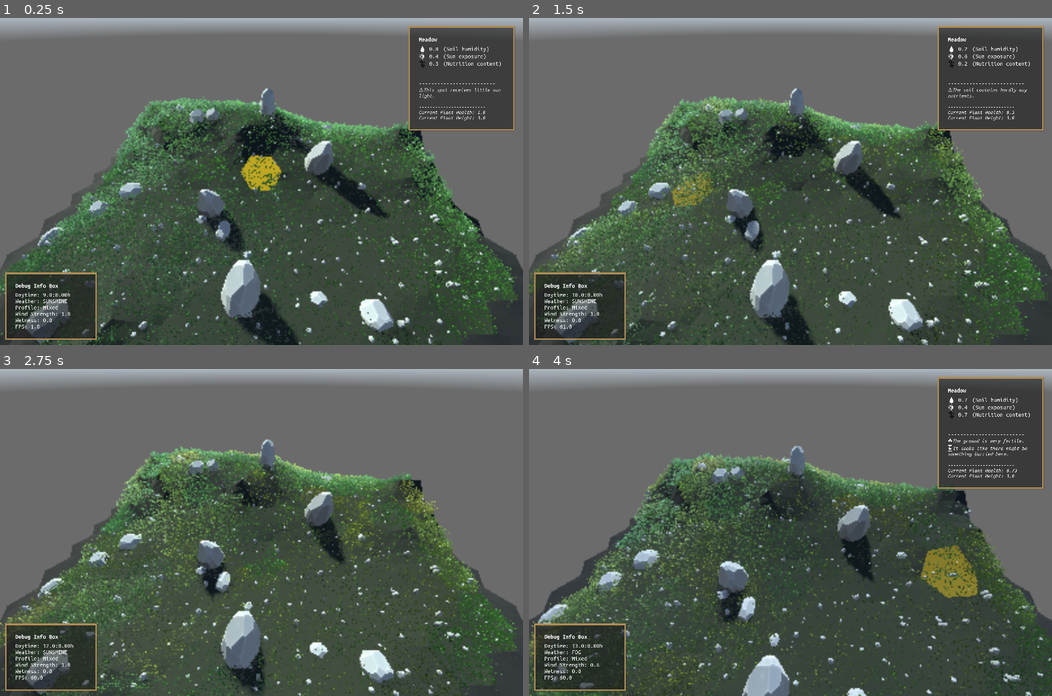
Above: before the commit, frames 1-4 (two rows, left to right).
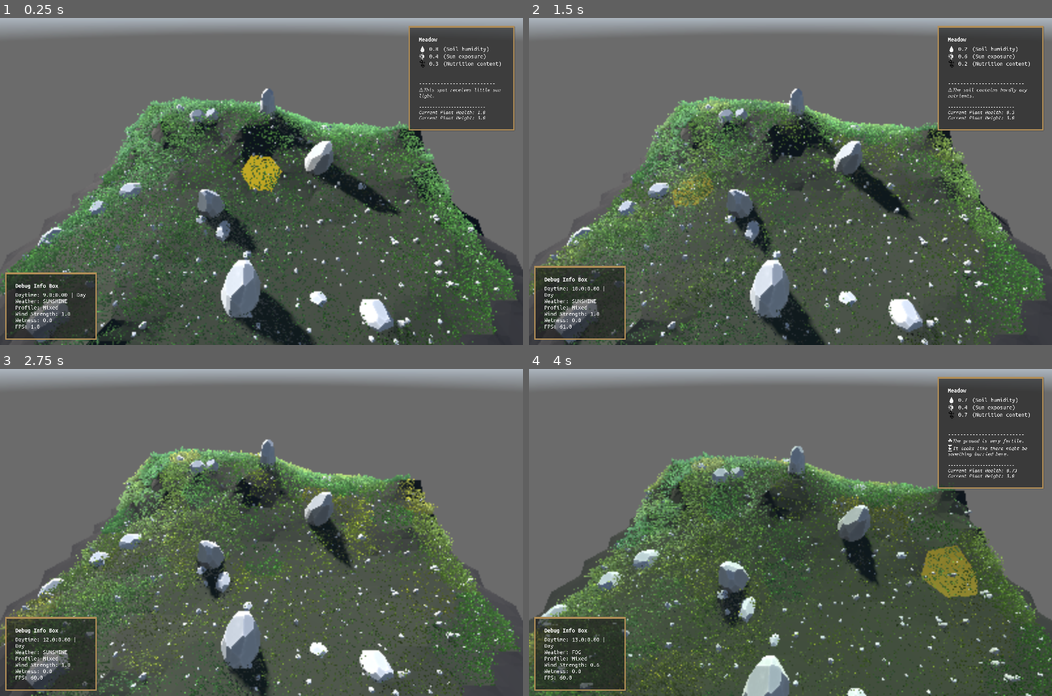
Above: after the commit, the same moments.

Repository: vincentwoelfer/hex
Game: Godot game, scene res://scenes/dev/MapGeneration.tscn
The game is run twice, just before and just after one commit, with the same random seed, the same clock (stepped at 60 frames per second) and the same inputs. A sky picture missing from this copy of the repository is replaced by a grey-blue gradient.
Inputs (mouse positions are in pixels of both pictures, inside the frame that each line leads up to):
- Up to frame 1 (0.25 s): no input
- Up to frame 2 (1.5 s): move the mouse to (905, 165) at 0.52 s; hold Shift (hold_speed_up_time) 0.53-1.28 s; hold Space (advance_world_time_one_step) 0.53-1.28 s; tap 3 (randomize_selected_tile) at 0.8, 1.35 s; move the mouse to (685, 197) at 1.27 s
- Up to frame 3 (2.75 s): tap Space (advance_world_time_one_step) at 1.55 s; move the mouse to (313, 460) at 2.02 s; hold Shift (hold_speed_up_time) from 2.03 s (still down); hold Space (advance_world_time_one_step) from 2.03 s (still down); tap 3 (randomize_selected_tile) at 2.3 s
- Up to frame 4 (4 s): move the mouse to (764, 597) at 2.77 s; release Space (advance_world_time_one_step) at 2.78 s; tap S (move_cam_backward) at 2.85 s; tap Space (advance_world_time_one_step) at 3.05 s; move the mouse to (947, 581) at 3.52 s; release Shift (hold_speed_up_time) at 3.53 s; hold W (move_cam_forward) from 3.53 s (still down); tap 3 (randomize_selected_tile) at 3.8 s

The runs differ from the first frame. In frame 1, 11% of the frame differs, in the area x 0-100%, y 21-100%; in frame 2, 12%; in frame 3, 12%; in frame 4, 9.7%.

Commit message:
Fix night not dark bug

Diff:
--- a/assets/materials/grass_material.tres
+++ b/assets/materials/grass_material.tres
@@ -7,7 +7,7 @@
 [resource]
 render_priority = 0
 shader = ExtResource("1_a5h3b")
-shader_parameter/clumping_factor = 0.6
+shader_parameter/clumping_factor = 0.5
 shader_parameter/clump_noise = ExtResource("2_di1jo")
 shader_parameter/wind_speed = 2.0
 shader_parameter/wind_noise = ExtResource("2_dl7us")
--- a/assets/misc/DefaultEnvironment.tres
+++ b/assets/misc/DefaultEnvironment.tres
@@ -4,7 +4,7 @@
 
 [sub_resource type="PanoramaSkyMaterial" id="PanoramaSkyMaterial_lg2pq"]
 panorama = ExtResource("1_l5lds")
-energy_multiplier = 1.4
+energy_multiplier = 0.4
 
 [sub_resource type="Sky" id="Sky_u6v11"]
 sky_material = SubResource("PanoramaSkyMaterial_lg2pq")
@@ -15,5 +15,5 @@
 sky = SubResource("Sky_u6v11")
 sdfgi_enabled = true
 volumetric_fog_enabled = true
-volumetric_fog_density = 0.0039
+volumetric_fog_density = 0.0059
 volumetric_fog_ambient_inject = 1.0
--- a/assets/noise/GrassClumpNoise.tres
+++ b/assets/noise/GrassClumpNoise.tres
@@ -1,7 +1,7 @@
 [gd_resource type="NoiseTexture2D" load_steps=2 format=3 uid="uid://byeg5o8vgy14b"]
 
 [sub_resource type="FastNoiseLite" id="FastNoiseLite_fh7hl"]
-frequency = 0.07
+frequency = 0.06
 
 [resource]
 width = 256
--- a/scenes/dev/MapGeneration.tscn
+++ b/scenes/dev/MapGeneration.tscn
@@ -40,9 +40,9 @@
 
 [node name="SunLight" type="DirectionalLight3D" parent="."]
 unique_name_in_owner = true
-transform = Transform3D(0.735723, -0.349359, 0.580221, 0, 0.856693, 0.515824, -0.677281, -0.379505, 0.630288, 0, 50, 0)
-light_color = Color(1, 1, 0.856078, 1)
-light_energy = 2.0
+transform = Transform3D(-4.37113e-08, 0.173648, -0.984805, 0, 0.984807, 0.173648, 0.999999, 7.5904e-09, -4.30472e-08, 0, 50, 0)
+light_color = Color(1, 0.93, 0.871177, 1)
+light_energy = 2.8
 light_angular_distance = 2.0
 shadow_enabled = true
 directional_shadow_blend_splits = true
@@ -58,7 +58,16 @@
 [node name="WorldLightControl" type="Node" parent="."]
 unique_name_in_owner = true
 script = ExtResource("8_4pj04")
-current_time = 9.0
+current_time = 24.0
+max_sun_light_energy = 2.0
+min_sky_light_energy = 0.4
+max_sky_light_energy = 1.4
+daytime_light_color = Color(1, 1, 0.803922, 1)
+daytime_fog_density = 0.006
+sunrise_fog_density = 0.012
+sunset_fog_density = 0.01
+nighttime_fog_density = 0.015
+weather_impact_factor = 0.7
 
 [node name="WeatherControl" parent="." instance=ExtResource("9_ukl4i")]
 unique_name_in_owner = true
--- a/src/autoload/EventBus.gd
+++ b/src/autoload/EventBus.gd
@@ -29,8 +29,6 @@
 signal Signal_TriggerWeatherChange() # Manual trigger for debugging, not intended for broadcasting
 signal Signal_WeatherChanged(new_weather: WeatherControl.WeatherType) # For broadcasting
 
-var wet := 0.0
-
 func _ready() -> void:
 	# Connect signals here to enable logging functions below.
 	# Actual signal connection is done in the code catching the signal like this:
@@ -60,11 +58,6 @@
 
 		if event.is_action_pressed("randomize_selected_tile"):
 			Signal_randomizeSelectedTile.emit()
-			if wet == 0.0:
-				wet = 1.0
-			else:
-				wet = 0.0
-			RenderingServer.global_shader_parameter_set("global_world_wetness", wet)
 
 		if event.is_action_pressed("hold_speed_up_time"):
 			Signal_ToggleSpeedUpTime.emit()
@@ -75,10 +68,12 @@
 		if event.is_action_pressed("quit_game"):
 			get_tree().quit()
 
+
 # Function to handle the signal
 func _on_Signal_HexConstChanged() -> void:
+	#print("EventBus: Signal_HexConstChanged")
 	pass
-	#print("EventBus: Signal_HexConstChanged")
+
 
 # Function to handle the signal
 func _on_Signal_WeatherChanged(new_weather: WeatherControl.WeatherType) -> void:
--- a/src/control-nodes/WeatherControl.gd
+++ b/src/control-nodes/WeatherControl.gd
@@ -12,27 +12,34 @@
 
 var weather_properties: Dictionary[WeatherType, Dictionary] = {
 	WeatherType.SUNSHINE: {
-		"sun_light_color": Color.LIGHT_YELLOW,
-		"env_volumetric_fog_density": 0.003
+		"sun_light_color": Color(1, 0.9, 0.9),
+		"sun_light_energy": 4.0,
+		"env_volumetric_fog_density": 0.002
 	},
 	WeatherType.CLOUDY: {
-		"sun_light_color": Color.SNOW,
+		"sun_light_energy": 2.25,
+		"env_volumetric_fog_density": 0.003
+		# "sun_light_color": Color.SNOW,
 	},
 	WeatherType.DRIZZLE: {
-		"sun_light_color": Color.GRAY,
-		"env_volumetric_fog_density": 0.01
+		# "sun_light_color": Color.GRAY,
+		"sun_light_energy": 2.0,
+		"env_volumetric_fog_density": 0.005
 	},
 	WeatherType.RAIN: {
-		"sun_light_color": Color.GRAY,
-		"env_volumetric_fog_density": 0.01
+		# "sun_light_color": Color.GRAY,
+		"sun_light_energy": 1.8,
+		"env_volumetric_fog_density": 0.007
 	},
 	WeatherType.HEAVY_RAIN: {
-		"sun_light_color": Color.GRAY,
-		"env_volumetric_fog_density": 0.01
+		# "sun_light_color": Color.GRAY,
+		"sun_light_energy": 1.7,
+		"env_volumetric_fog_density": 0.008
 	},
 	WeatherType.FOG: {
-		"sun_light_color": Color.GRAY,
-		"env_volumetric_fog_density": 0.03
+		# "sun_light_color": Color.GRAY,
+		"sun_light_energy": 2.0,
+		"env_volumetric_fog_density": 0.025
 	}
 }
 
--- a/src/control-nodes/WorldLightControl.gd
+++ b/src/control-nodes/WorldLightControl.gd
@@ -10,6 +10,8 @@
 @onready var weather_control: WeatherControl = %WeatherControl as WeatherControl
 @onready var sky: PanoramaSkyMaterial = (%WorldEnvironment as WorldEnvironment).environment.sky.sky_material
 
+enum PhaseOfDay {Night, Sunrise, Day, Sunset}
+
 @export_range(0.0, HOURS_PER_DAY, 0.2) var current_time: float = WorldTimeManager.get_start_time():
 	set(value):
 		current_time = value
@@ -18,32 +20,32 @@
 
 
 @export_category("Sunshine hours")
-@export var sunrise: float = 4.0
+@export var sunrise: float = 5.0
 @export var sunset: float = 23.0
 
 @export_category("Light parameters")
 # Hours after sunrise / before sunset where the light is beeing interpolated
-@export var sunrise_effect_hours: float = 3.1
-@export var sunset_effect_hours: float = 3.1
+@export var sunrise_effect_hours: float = 3.0
+@export var sunset_effect_hours: float = 3.0
 
 # TODO interpolate energy differently. Color change needs to happen ~2-3 hours, light intensity change only within 30min
 @export var min_sun_light_energy: float = 0.0
-@export var max_sun_light_energy: float = 2.0
-@export var min_sky_light_energy: float = 0.4
-@export var max_sky_light_energy: float = 1.4
-
-@export var daytime_light_color: Color = Color8(255, 255, 205) # 205 is no mistake!
+@export var max_sun_light_energy: float = 3.0
+@export var min_sky_light_energy: float = 0.5
+@export var max_sky_light_energy: float = 1.5
+
+@export var daytime_light_color: Color = Color(1, 1, 0.85)
 @export var sunrise_light_color: Color = Color(1, 0.412, 0.235)
 @export var sunset_light_color: Color = Color(1, 0.412, 0.235)
 
 @export_category("Fog parameters")
-@export var daytime_fog_density: float = 0.006
-@export var sunrise_fog_density: float = 0.012
-@export var sunset_fog_density: float = 0.01
-@export var nighttime_fog_density: float = 0.015
+@export var daytime_fog_density: float = 0.005
+@export var sunrise_fog_density: float = 0.01
+@export var sunset_fog_density: float = 0.009
+@export var nighttime_fog_density: float = 0.013
 
 @export_category("Weather parameters")
-@export var weather_impact_factor: float = 0.7
+@export var weather_impact_factor: float = 0.6
 
 # Actual tween duration may be limited further if time is auto-advancing
 var tween: Tween
@@ -51,7 +53,7 @@
 
 # Height. -90 = Zenith.
 var sun_rotation_x_down := -10.0
-var sun_rotation_x_zenith := -50.0 # Should match ~scotland
+var sun_rotation_x_zenith := -50.0 # Can be matched to breitengrad on earth
 # down -> zenith -> down
 
 # East -> West, 0.0 = from South
@@ -59,12 +61,6 @@
 var sun_rotation_y_finish := -90.0
 
 func _ready() -> void:
-	# world_environment = get_node('%WorldEnvironment') as WorldEnvironment
-	# sun = get_node('%SunLight') as DirectionalLight3D
-	# sky = world_environment.environment.sky.sky_material as PanoramaSkyMaterial
-	# world_time_manager = get_node('%WorldTimeManager') as WorldTimeManager
-	# weather_control = get_node('%WeatherControl') as WeatherControl
-
 	# Get actual starting time from world_time_manager
 	# Should be same as in world_time_manager but reading it here gives an error
 	if not Engine.is_editor_hint():
@@ -90,7 +86,7 @@
 
 func _on_weather_change(new_weather: WeatherControl.WeatherType) -> void:
 	if not world_time_manager.auto_advance:
-		self.tween_to_time(world_time_manager.day_time)
+		self.tween_to_time(world_time_manager.current_time_of_day)
 
 
 func jump_to_time(time: float) -> void:
@@ -105,7 +101,11 @@
 		for weather_property: String in weather_properties:
 			# Lerp between time-of-day and weather value
 			if properties.has(weather_property):
-				properties[weather_property] = lerp(properties[weather_property], weather_properties[weather_property], weather_impact_factor)
+				# Dont mix to sunlight at night
+				if weather_property == "sun_light_energy" and properties["sun_light_energy"] <= 0.05:
+					pass
+				else:
+					properties[weather_property] = lerp(properties[weather_property], weather_properties[weather_property], weather_impact_factor)
 
 			# Only use weather value if key is not existent in time-of-day properties
 			else:
@@ -139,7 +139,11 @@
 		for weather_property: String in weather_properties:
 			# Lerp between time-of-day and weather value
 			if properties.has(weather_property):
-				properties[weather_property] = lerp(properties[weather_property], weather_properties[weather_property], weather_impact_factor)
+				# Dont mix to sunlight at night
+				if weather_property == "sun_light_energy" and properties["sun_light_energy"] <= 0.05:
+					pass
+				else:
+					properties[weather_property] = lerp(properties[weather_property], weather_properties[weather_property], weather_impact_factor)
 
 			# Only use weather value if key is not existent in time-of-day properties
 			else:
@@ -173,19 +177,27 @@
 	var color_lerp_from: Color = daytime_light_color
 	var fog_density_lerp_from: float = daytime_fog_density
 
-	if is_sunrise(time):
-		interpolation_factor = clampf(time_from_sunrise / sunrise_effect_hours, 0.0, 1.0)
-		color_lerp_from = sunrise_light_color
-		fog_density_lerp_from = sunrise_fog_density
-	elif is_sunset(time):
-		interpolation_factor = clampf(time_to_sunset / sunset_effect_hours, 0.0, 1.0)
-		color_lerp_from = sunset_light_color
-		fog_density_lerp_from = sunset_fog_density
-	elif is_sun_above_surface(time):
-		interpolation_factor = 1.0
-	else:
-		interpolation_factor = 0.0
-		fog_density_lerp_from = nighttime_fog_density
+	var phase := get_PhaseOfDay(time)
+	match phase:
+		PhaseOfDay.Sunrise:
+			interpolation_factor = clampf(time_from_sunrise / sunrise_effect_hours, 0.0, 1.0)
+			color_lerp_from = sunrise_light_color
+			fog_density_lerp_from = sunrise_fog_density
+
+		PhaseOfDay.Day:
+			interpolation_factor = 1.0
+			color_lerp_from = daytime_light_color
+			fog_density_lerp_from = daytime_fog_density
+
+		PhaseOfDay.Sunset:
+			interpolation_factor = clampf(time_to_sunset / sunset_effect_hours, 0.0, 1.0)
+			color_lerp_from = sunset_light_color
+			fog_density_lerp_from = sunset_fog_density
+
+		PhaseOfDay.Night:
+			interpolation_factor = 0.0
+			fog_density_lerp_from = nighttime_fog_density
+			#color_lerp_from = nighttime_light_color -> Color irrelevant, energy is 0
 
 
 	# Actually interpolate light intensity
@@ -222,11 +234,23 @@
 
 	return properties
 
-func is_sun_above_surface(time: float) -> bool:
-	return (time >= sunrise) and (time <= sunset)
-
-func is_sunrise(time: float) -> bool:
-	return time >= sunrise and time <= sunrise + sunrise_effect_hours
-
-func is_sunset(time: float) -> bool:
-	return time <= sunset and time >= sunset - sunset_effect_hours
+func get_PhaseOfDay(time: float) -> PhaseOfDay:
+	if is_time_in_range(time, sunrise, sunrise + sunrise_effect_hours):
+		return PhaseOfDay.Sunrise
+	elif is_time_in_range(time, sunrise + sunrise_effect_hours, sunset - sunset_effect_hours):
+		return PhaseOfDay.Day
+	elif is_time_in_range(time, sunset - sunset_effect_hours, sunset):
+		return PhaseOfDay.Sunset
+	elif is_time_in_range(time, sunset, sunrise):
+		return PhaseOfDay.Night
+	push_error("PhaseOfDay could not be determined for time =", time)
+	return PhaseOfDay.Day
+
+
+# Helper function to handle wrapping time comparisons
+func is_time_in_range(time: float, start: float, end: float) -> bool:
+	if start < end:
+		return time >= start and time < end
+	else:
+		# Handle wrapping around 24 -> 0
+		return time >= start or time < end
--- a/src/control-nodes/WorldTimeManager.gd
+++ b/src/control-nodes/WorldTimeManager.gd
@@ -11,7 +11,7 @@
 var speed_up_factor: float = 2.5
 
 var auto_advance: bool = false
-var day_time: float
+var current_time_of_day: float = fmod(current_world_time, HOURS_PER_DAY)
 
 var timer: Timer
 
@@ -72,7 +72,7 @@
 	# Advance one hour
 	current_world_time += time_step
 
-	day_time = fmod(current_world_time, HOURS_PER_DAY)
-	EventBus.Signal_SetVisualLightTime.emit(day_time)
+	current_time_of_day = fmod(current_world_time, HOURS_PER_DAY)
+	EventBus.Signal_SetVisualLightTime.emit(current_time_of_day)
 	EventBus.Signal_WorldStep.emit()
-	EventBus.Signal_DayTimeChanged.emit(day_time)
+	EventBus.Signal_DayTimeChanged.emit(current_time_of_day)
--- a/src/ui/DebugInfoPanel.gd
+++ b/src/ui/DebugInfoPanel.gd
@@ -15,9 +15,12 @@
 	# Todo
 	var hour := floorf(world_light_control.current_time)
 	var minutes := floorf((world_light_control.current_time - hour) * 6)
+	var phase := world_light_control.get_PhaseOfDay(world_light_control.current_time)
+	var phase_name: String = world_light_control.PhaseOfDay.keys()[phase]
 
 	infotext.text = ""
-	infotext.append_text(str("Daytime: ", hour, ":", minutes, "0h\n"))
+	infotext.append_text(str("Daytime: ", hour, ":", minutes, "0 | ", phase_name, "\n"))
+
 	if weather_control != null:
 		infotext.append_text(str("Weather: ", weather_control.WeatherType.keys()[weather_control.current_weather], "\n"))
 		infotext.append_text(str("Profile: ", weather_control.weather_profile.resource_name, " \n"))
